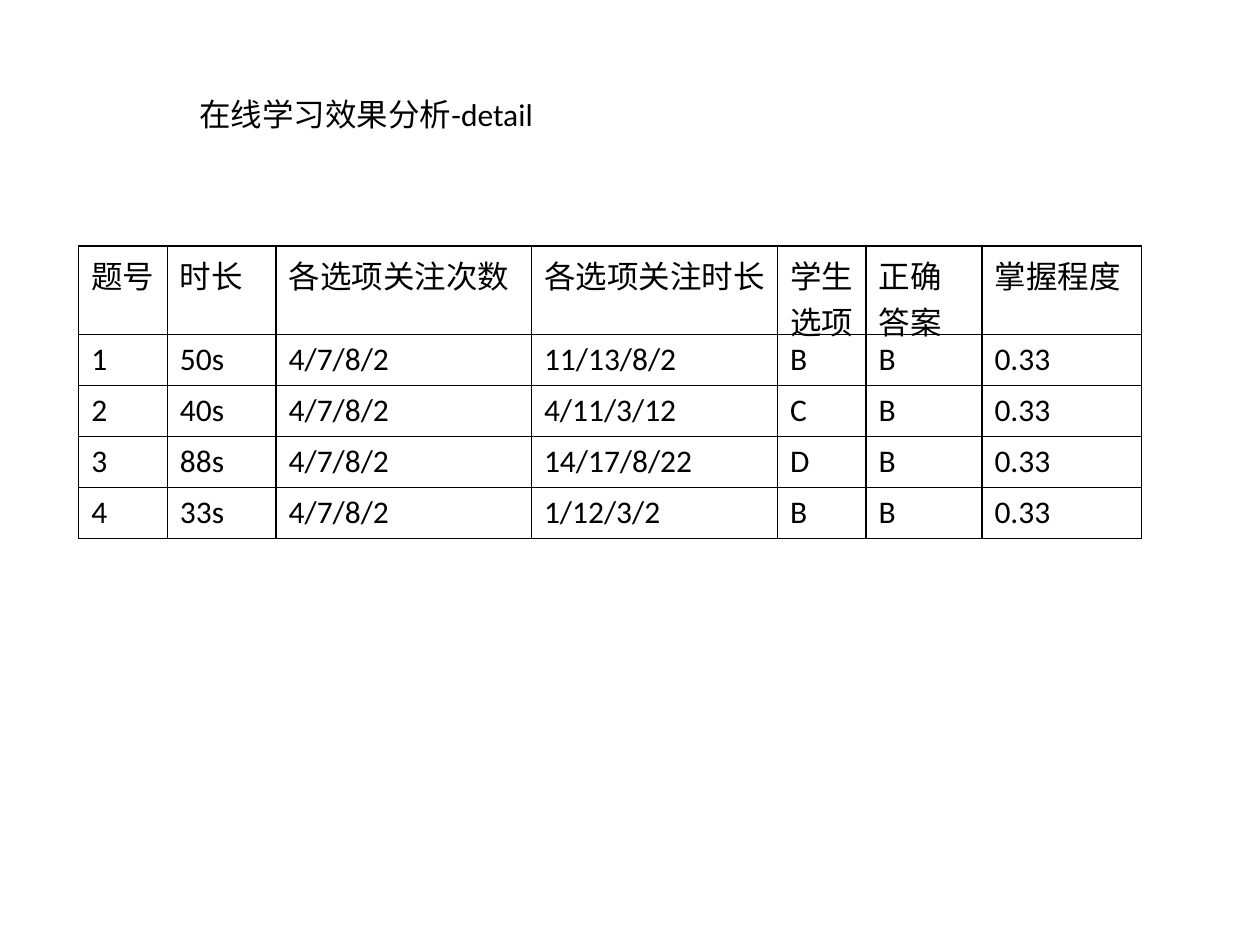
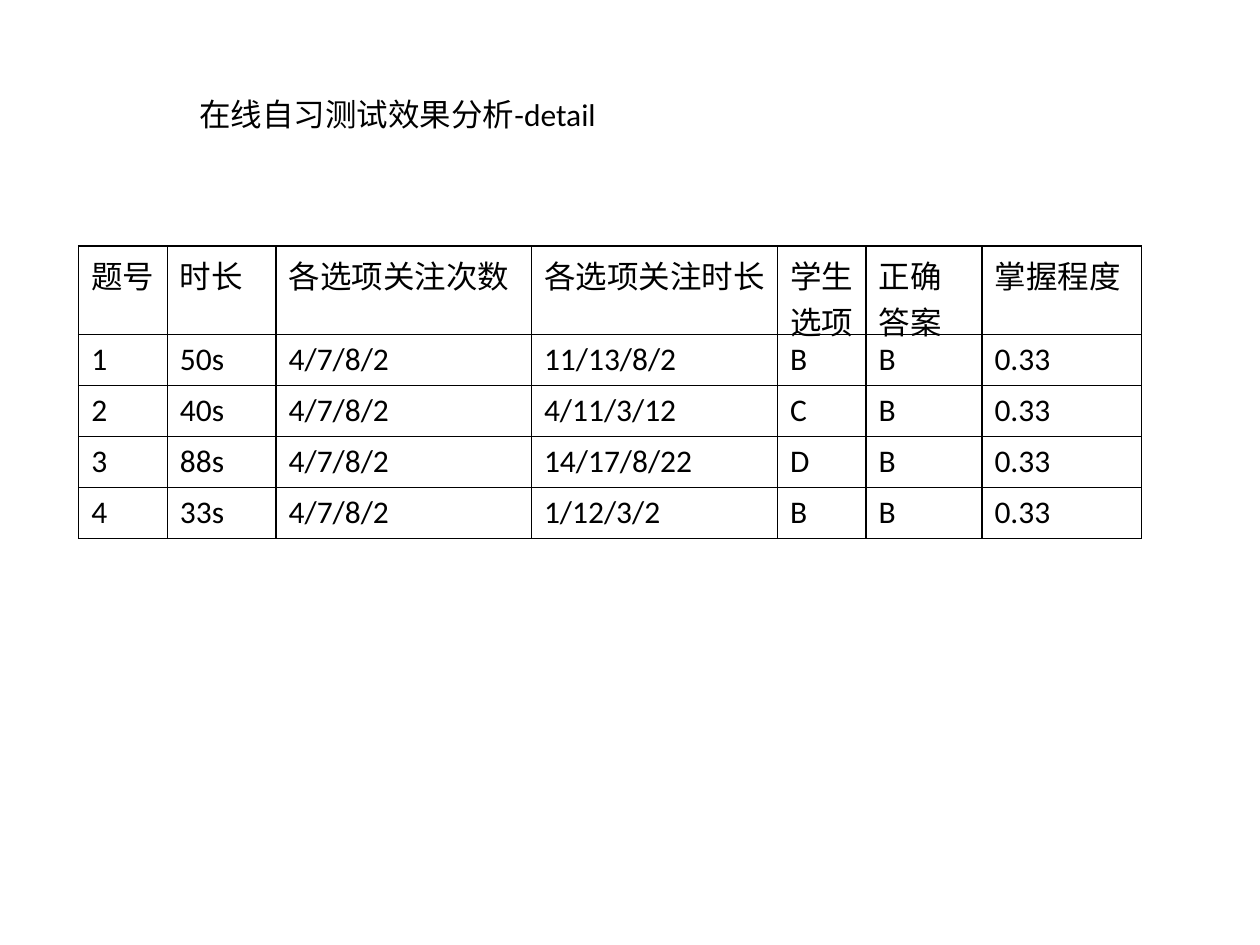
Before and after one commit to fanzijian/thinkphp5, a slide deck: slide 12 of 云评估-界面内容设计.pptx. Drawn at 1260x945 pixels with LibreOffice and Linux fonts; fonts in the diff are those of the drawing. Boxes give left, top, right and bottom in pixels: in the first picture for what was removed or moved away, otherwise in the second. Text is boxed around its words. In the diff, an @@ line names an element or a change of style, - is before the commit and + after.

```diff
--- a/云评估-界面内容设计.pptx
+++ b/云评估-界面内容设计.pptx
@@ text at [199, 99, 595, 129]: text changed @@
-在线学习效果分析-detail
+在线自习测试效果分析-detail
```
Also in this commit, not shown: 8 other slides changed.
